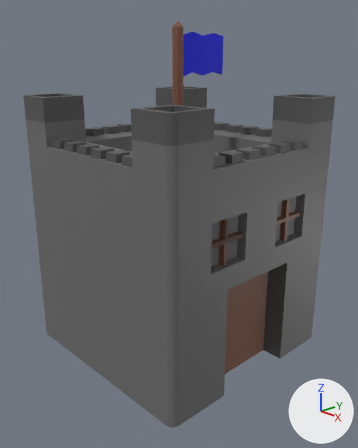
Two versions of the Blender file Models/base.blend, one commit apart.
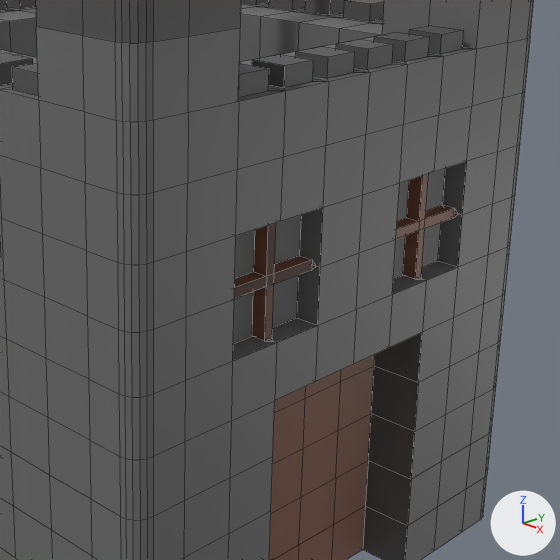
Old and new are each drawn whole from a 50 mm lens placed at (3.32, -3.11, 2.76), pointed at (0.07, -0.06, 1.24) and again close up on the part from 33% to 96% of the width and 29% to 79% of the height. Every picture has the same lights, and +X, +Y and +Z are marked at lower right. The close-ups show mesh edges as thin lines.

Objects in the first close-up: 'Base'.
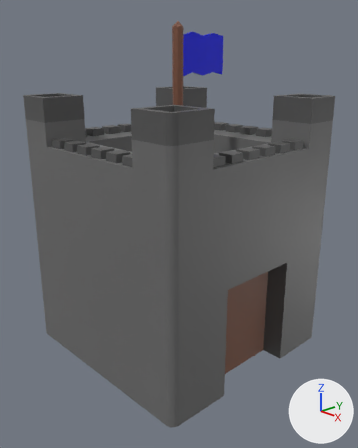
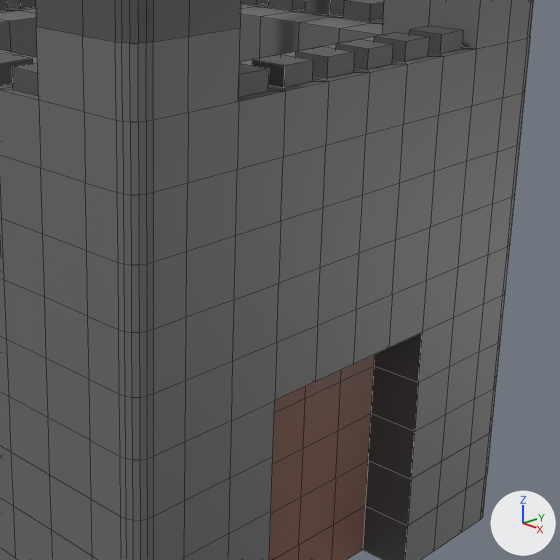
The edits, one by one:
me_cube is used by ob_base; location (0.0, 0.0, 0.0).
me_cube had 1388 vertices, 1363 faces and spanned x -1.0..1.0, y -1.0..1.0, z 0.0..3.03.
me_cube now has 1320 vertices, 1296 faces and spans x -1.0..1.0, y -1.0..1.0, z 0.0..3.03.
Part 1, on me_cube:
35 vertices are removed from x 0.91..0.98, y 0.2..0.6, z 1.2..1.6.
37 faces are deleted.
2 vertices are added at (0.97, 0.4, 1.6), (1.0, 0.4, 1.4).
4 new faces join them, mat_base (dark grey #6c6c6c).
Part 2, on me_cube:
36 vertices are removed from x 0.91..0.98, y -0.6..-0.2, z 1.2..1.6.
38 faces are deleted.
1 vertex is added at (1.0, -0.4, 1.4).
4 new faces join them, mat_base (dark grey #6c6c6c).

Pixel boxes (x1, y1, x2, y2) of what changed, in the close-ups (560 x 560 px):
part 1 of me_cube, cut back
    both: (392, 162, 467, 295)
part 2 of me_cube, cut back
    both: (233, 208, 323, 361)
